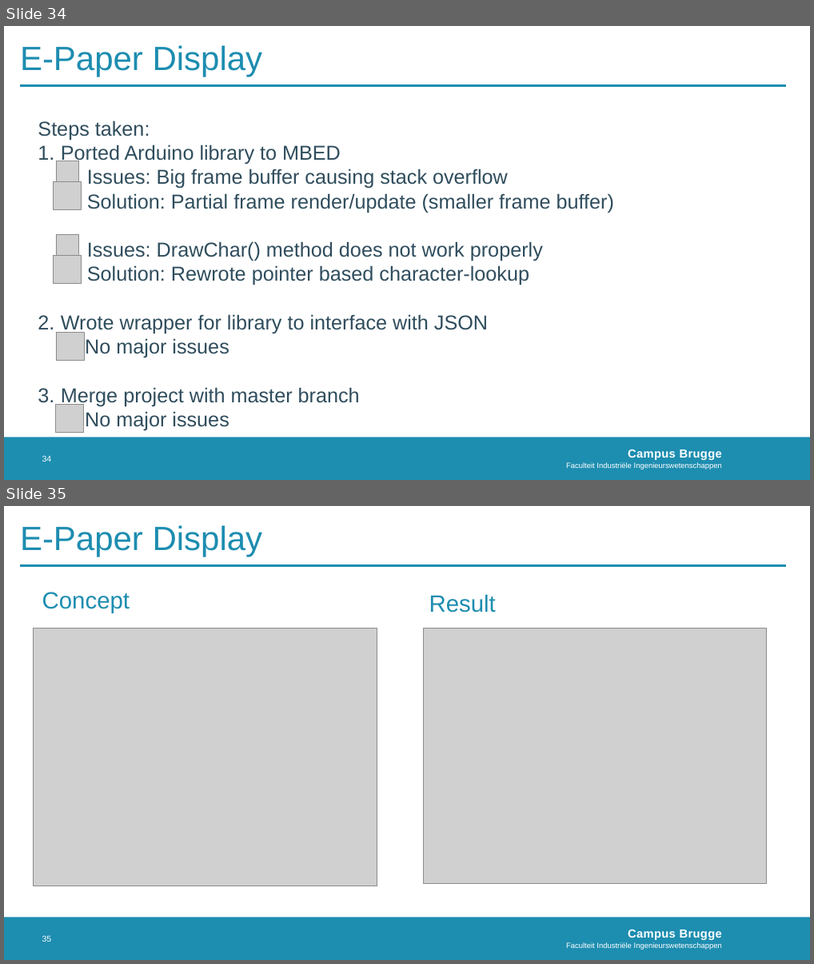
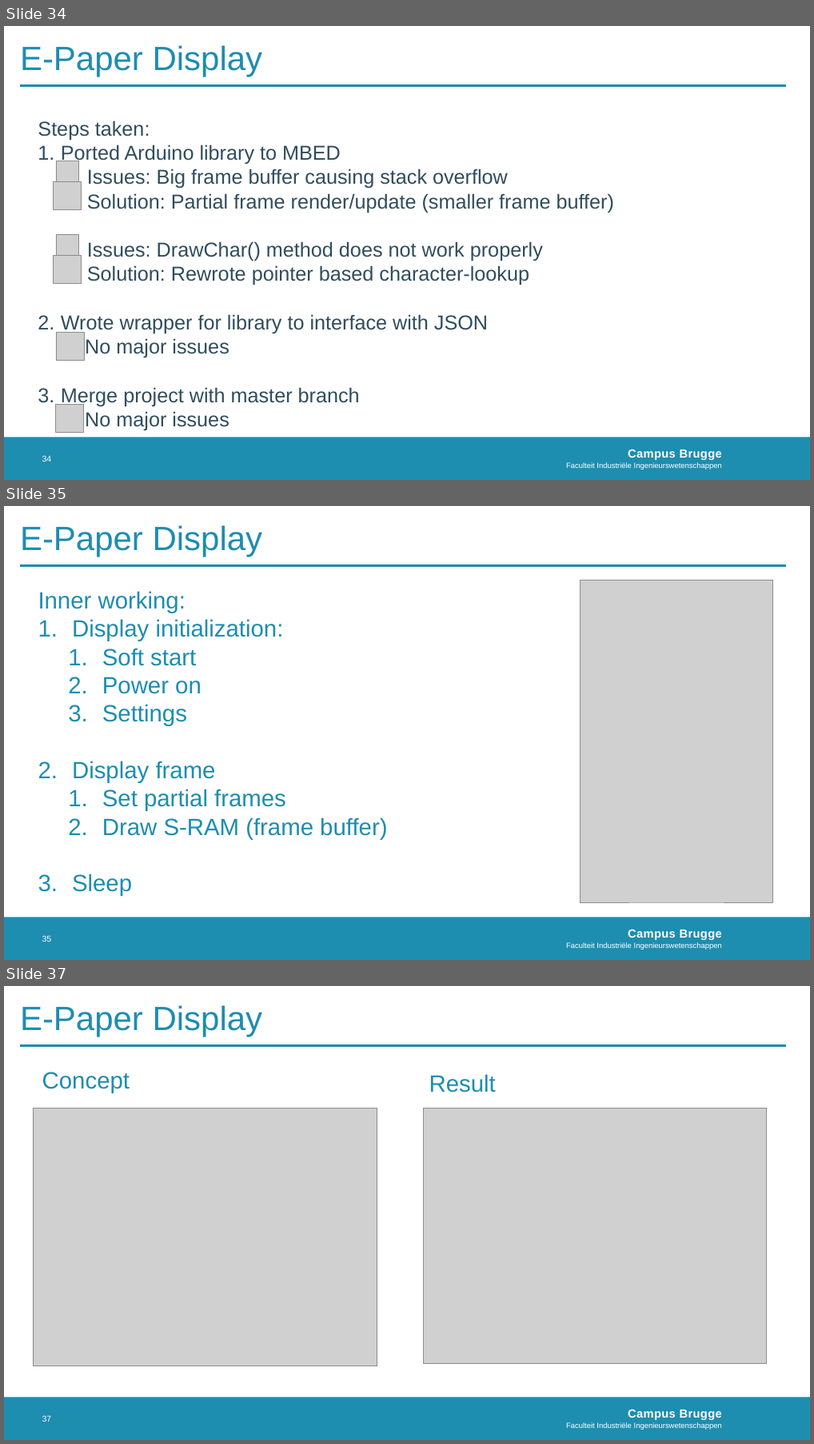
Before and after one commit to MichelDequick/E-ink-Room-Reservation-Display, a slide deck: Documentation/Presentatie.pptx. Shown one above the other, each under a label of ours: slides 34 and 35 before the commit, slides 34, 35 and 37 after it; the slides between them are not shown. The pictures are 814x964 and 814x1444 pixels, drawn with LibreOffice and Linux fonts; fonts in the diff are those of the drawing; grey boxes stand for pictures; background and template pictures are left out. Boxes give left, top, right and bottom in pixels: in the first picture for what was removed or moved away, otherwise in the second. Text is boxed around its words. In the diff, an @@ line names an element or a change of style, - is before the commit and + after.

```diff
--- a/Documentation/Presentatie.pptx
+++ b/Documentation/Presentatie.pptx
@@ slide 35 added at (4, 506, 810, 960), background #FFFFFF; not listed: 2 template elements that a slide beside it also shows @@
@@ title added at (20, 525, 263, 556), 40 pt, text #1D8DB0 @@
+E-Paper Display
@@ line added from (20, 566) to (787, 566), #1D8DB0 2.5 pt @@
@@ text added at (38, 591, 387, 896), 28 pt, text #1D8DB0 @@
+Inner working:
+1. Display initialization:
+  1. Soft start
+  2. Power on
+  3. Settings
+2. Display frame
+  1. Set partial frames
+  2. Draw S-RAM (frame buffer)
+3. Sleep
@@ picture added at (581, 580, 774, 902) @@
@@ page number added at (42, 935, 52, 941), 10 pt, text #FFFFFF @@
+35
@@ what was slide 35 is now slide 37 @@
@@ page number at (42, 1415, 52, 1421): text changed @@
-35
+37
```
Also in this commit, not shown: 1 slide changed, 2 other slides added.
